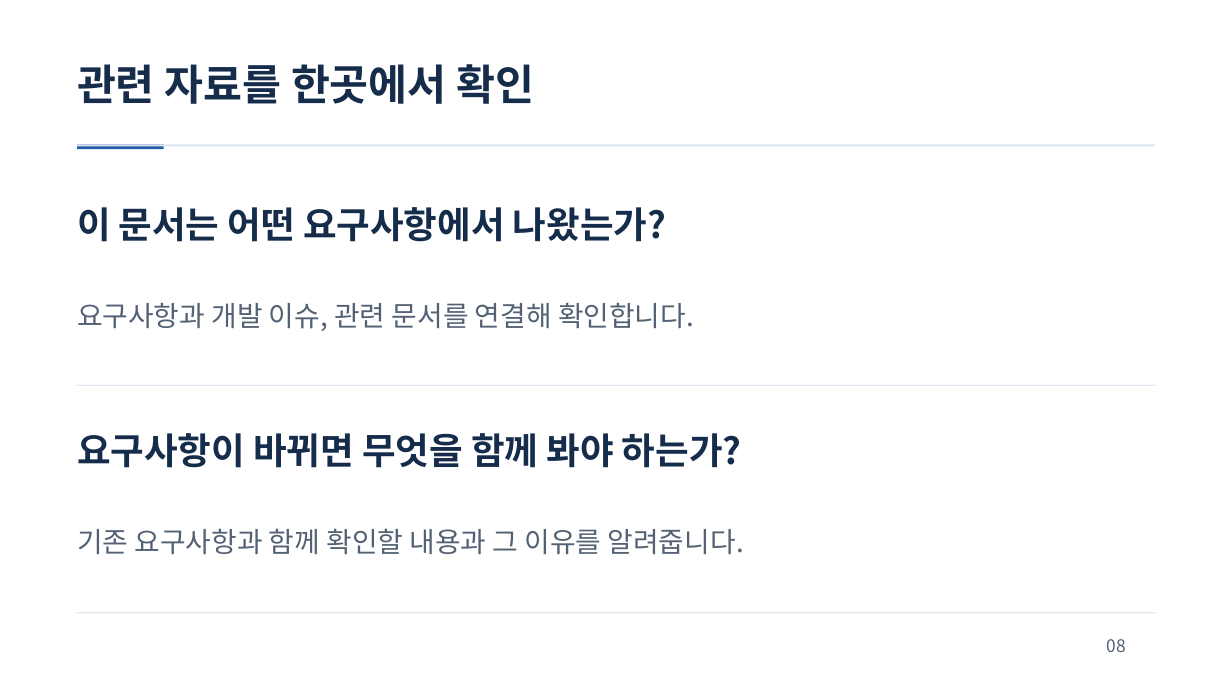
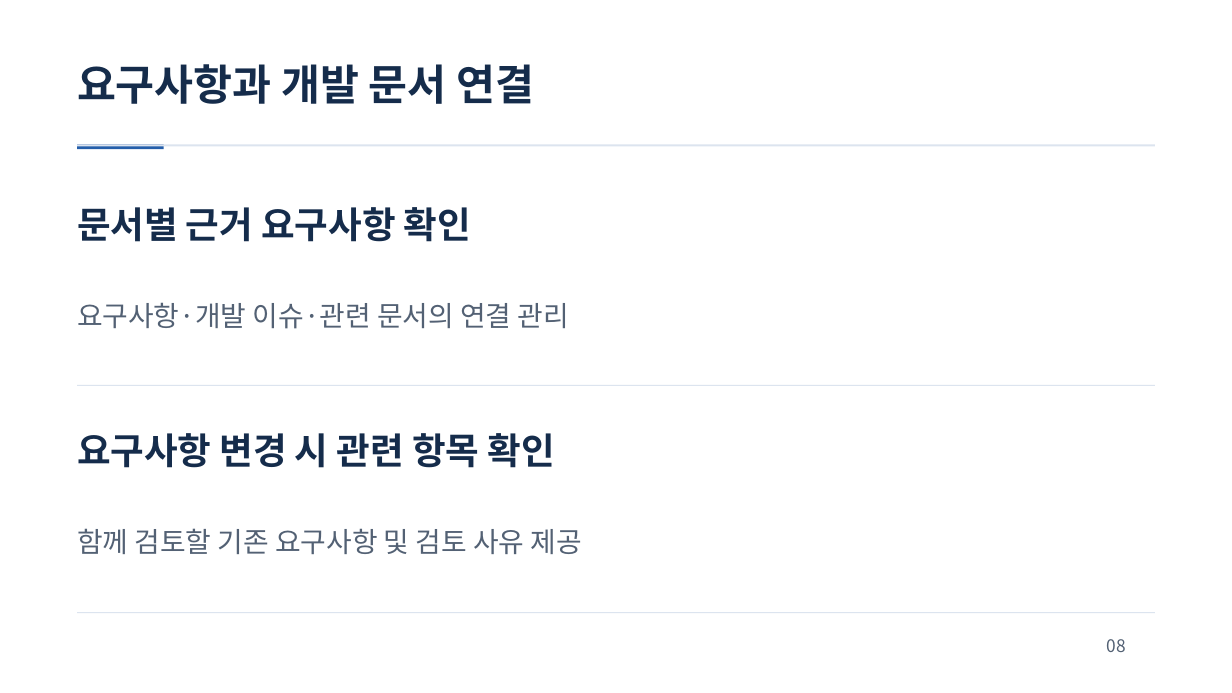
Before and after one commit to jihunhan98/semes-superrookie, a slide deck: slide 8 of docs/presentations/ReqOps_SuperRookie.pptx. Drawn at 1232x693 pixels with LibreOffice and Linux fonts; fonts in the diff are those of the drawing. Boxes give left, top, right and bottom in pixels: in the first picture for what was removed or moved away, otherwise in the second. Text is boxed around its words. In the diff, an @@ line names an element or a change of style, - is before the commit and + after.

```diff
--- a/docs/presentations/ReqOps_SuperRookie.pptx
+++ b/docs/presentations/ReqOps_SuperRookie.pptx
@@ text at <box>77,64,534,104</box>: text changed @@
-관련 자료를 한곳에서 확인
+요구사항과 개발 문서 연결
@@ text at <box>77,207,471,242</box>: text changed @@
-이 문서는 어떤 요구사항에서 나왔는가?
+문서별 근거 요구사항 확인
@@ text at <box>77,302,569,329</box>: text changed @@
-요구사항과 개발 이슈, 관련 문서를 연결해 확인합니다.
+요구사항·개발 이슈·관련 문서의 연결 관리
@@ text at <box>77,433,555,468</box>: text changed @@
-요구사항이 바뀌면 무엇을 함께 봐야 하는가?
+요구사항 변경 시 관련 항목 확인
@@ text at <box>77,528,582,554</box>: text changed @@
-기존 요구사항과 함께 확인할 내용과 그 이유를 알려줍니다.
+함께 검토할 기존 요구사항 및 검토 사유 제공
```
Also in this commit, not shown: 9 other slides changed.
